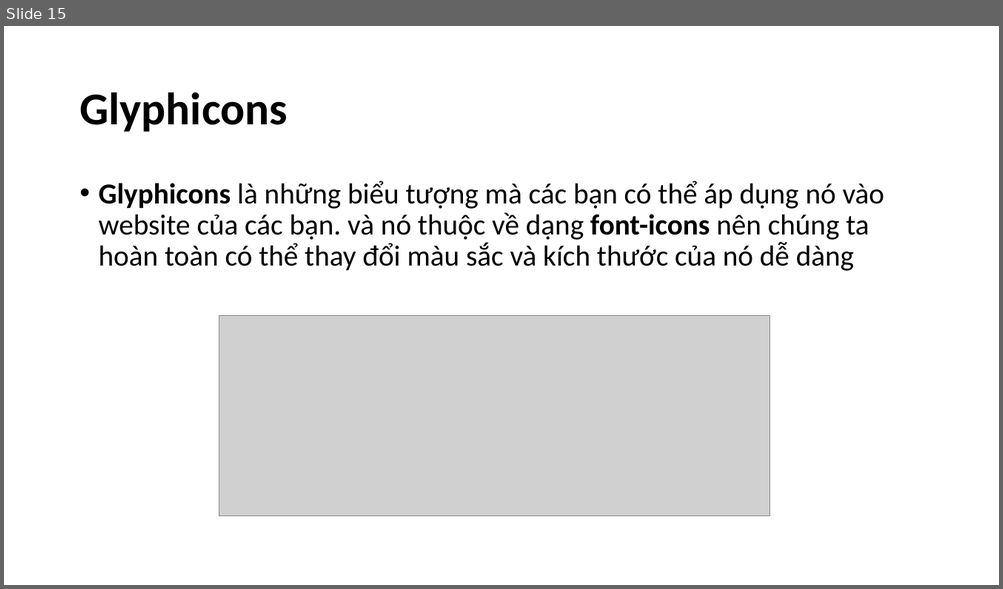
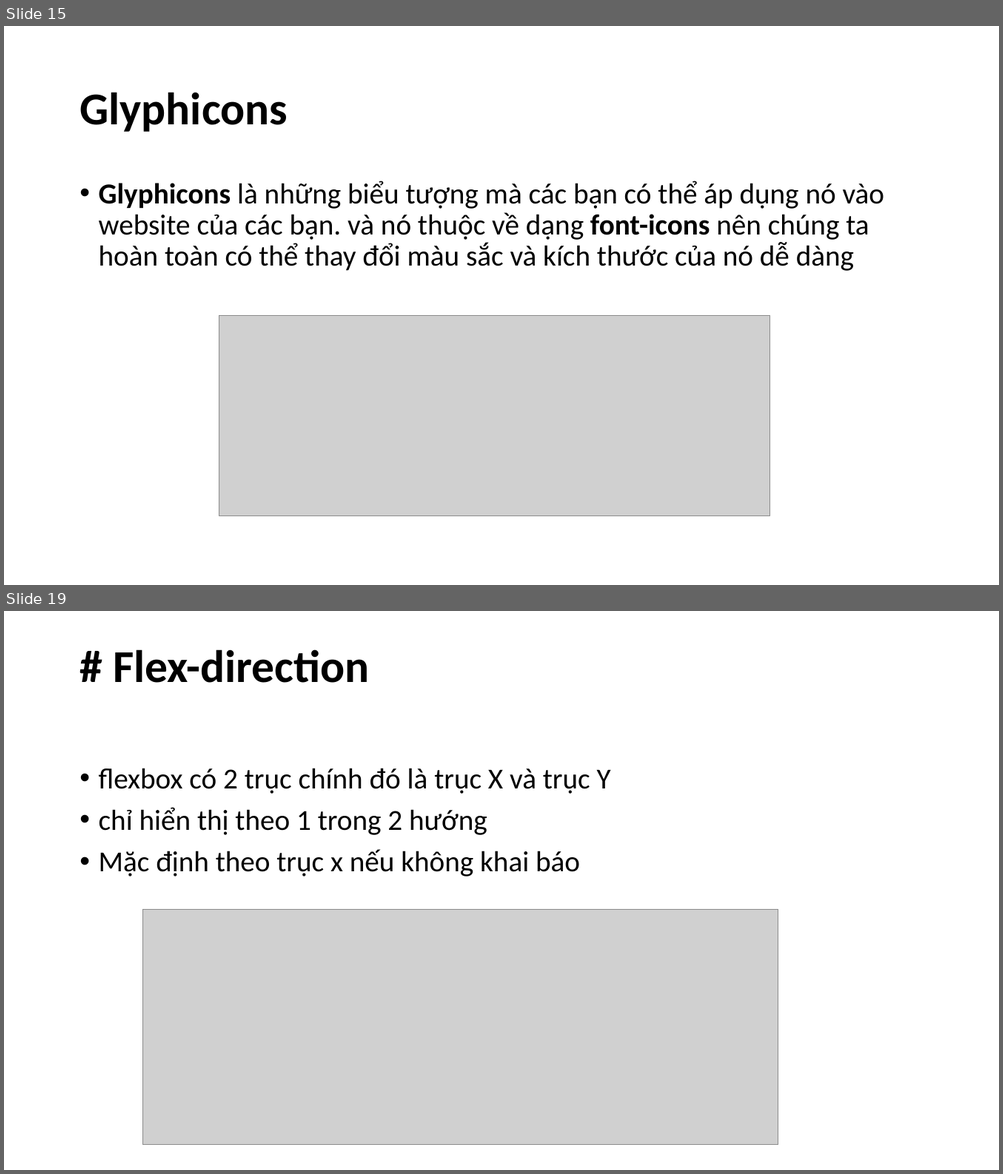
Before and after one commit to hoanghiep8921/ljava1909, a slide deck: slide/Bootstrap.pptx. Shown one above the other, each under a label of ours: slide 15 before the commit, slides 15 and 19 after it; the slides between them are not shown. The pictures are 1003x589 and 1003x1174 pixels, drawn with LibreOffice and Linux fonts; fonts in the diff are those of the drawing; grey boxes stand for pictures. Boxes give left, top, right and bottom in pixels: in the first picture for what was removed or moved away, otherwise in the second. Text is boxed around its words. In the diff, an @@ line names an element or a change of style, - is before the commit and + after.

```diff
--- a/slide/Bootstrap.pptx
+++ b/slide/Bootstrap.pptx
@@ slide 19 added at <box>4,611,999,1170</box>, background #FFFFFF @@
@@ title added at <box>113,649,370,683</box>, 44 pt, text #000000, bold @@
+# Flex-direction
@@ text added at <box>99,768,611,877</box>, 28 pt, text #000000 @@
+• flexbox có 2 trục chính đó là trục X và trục Y
+• chỉ hiển thị theo 1 trong 2 hướng
+• Mặc định theo trục x nếu không khai báo
@@ picture added at <box>143,909,778,1145</box> @@
```
Also in this commit, not shown: 11 other slides added, 1 slide removed, 13 other files.
